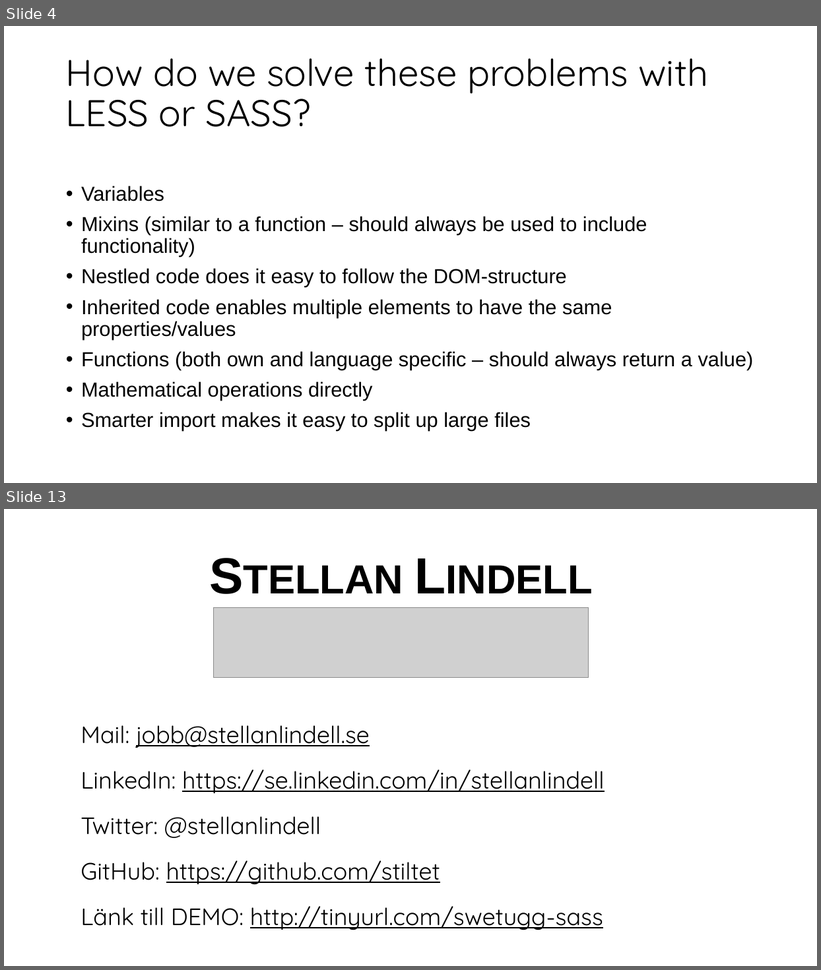
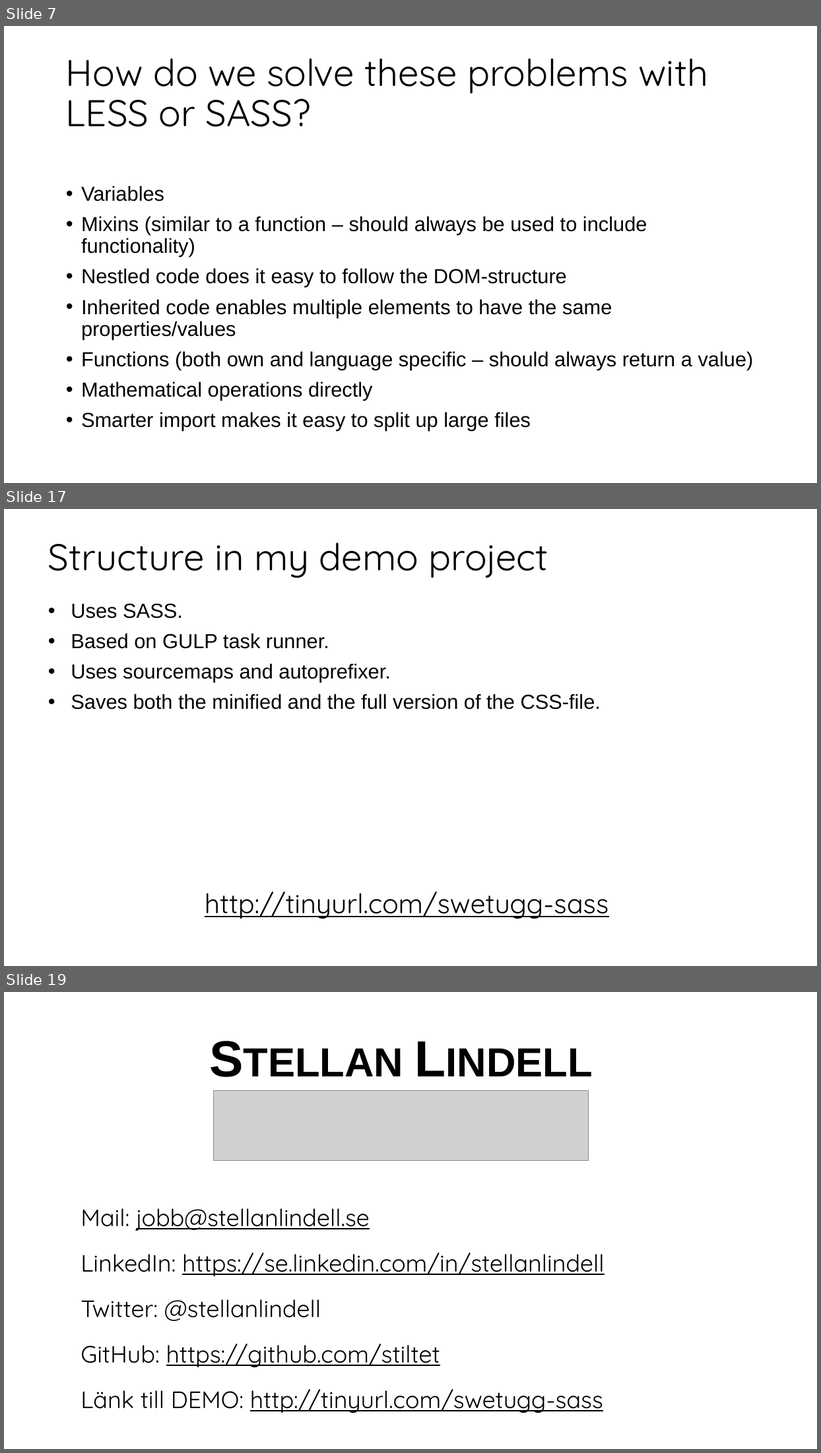
Before and after one commit to stiltet/SASS-Code-Example-Demo, a slide deck: Presentation.pptx. Shown one above the other, each under a label of ours: slides 4 and 13 before the commit, slides 7, 17 and 19 after it; the slides between them are not shown. The pictures are 821x970 and 821x1453 pixels, drawn with LibreOffice and Linux fonts; fonts in the diff are those of the drawing; grey boxes stand for pictures. Boxes give left, top, right and bottom in pixels: in the first picture for what was removed or moved away, otherwise in the second. Text is boxed around its words. In the diff, an @@ line names an element or a change of style, - is before the commit and + after.

Commit message:
Updated presentation for Swetugg. Fixed bug in GULP-file. Updated DEMO.

```diff
--- a/Presentation.pptx
+++ b/Presentation.pptx
@@ slide 17 added at [4,509,817,966], background #FFFFFF @@
@@ title added at [48,543,548,578], 44 pt, text #000000 @@
+Structure in my demo project
@@ text added at [71,603,601,710], 24 pt, text #000000 @@
+• Uses SASS.
+• Based on GULP task runner.
+• Uses sourcemaps and autoprefixer.
+• Saves both the minified and the full version of the CSS-file.
@@ text added at [205,892,609,920], 32 pt, text #000000, underline @@
+http://tinyurl.com/swetugg-sass
@@ what was slide 4 is now slide 7 @@
@@ what was slide 13 is now slide 19 @@
```
Also in this commit, not shown: 9 slides changed, 5 other slides added, 9 other files.
